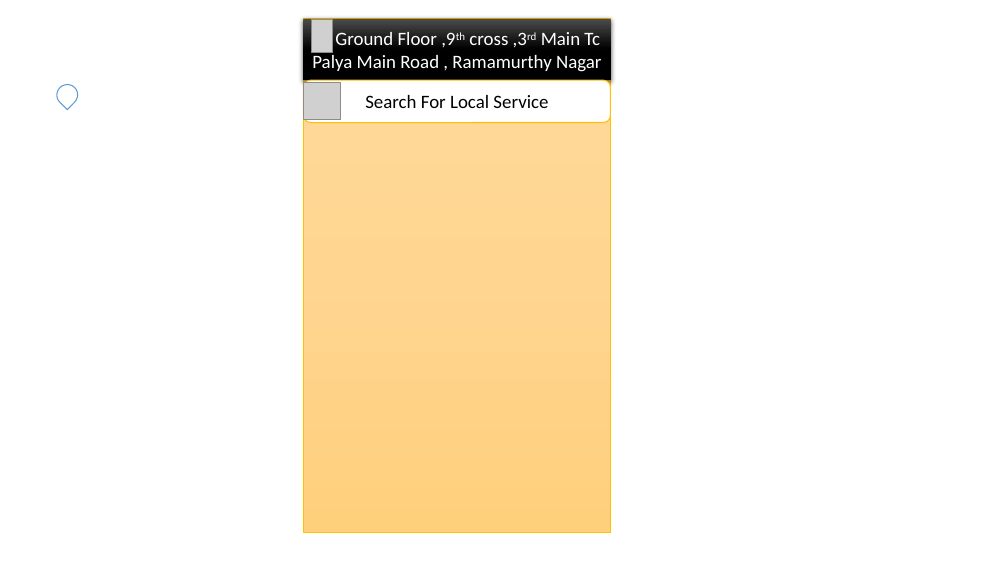
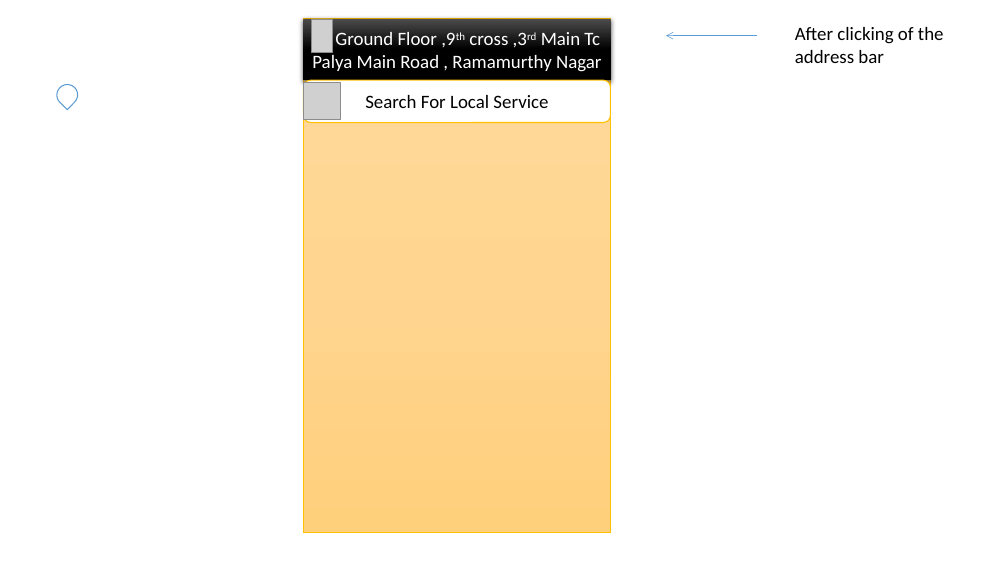
Before and after one commit to p1i2n3t4u5/documents, a slide deck: slide 3 of android/design idea.pptx. Drawn at 1008x567 pixels with LibreOffice and Linux fonts; fonts in the diff are those of the drawing; grey boxes stand for pictures. Boxes give left, top, right and bottom in pixels: in the first picture for what was removed or moved away, otherwise in the second. Text is boxed around its words. In the diff, an @@ line names an element or a change of style, - is before the commit and + after.

Commit message:
ss

```diff
--- a/android/design idea.pptx
+++ b/android/design idea.pptx
@@ text added at box(795, 27, 944, 63), 18 pt, text #000000 @@
+After clicking of the address bar
@@ arrow added from (758, 36) to (666, 36), #5B9BD5 0.5 pt @@
```
Also in this commit, not shown: 1 slide added, 1 slide removed.
